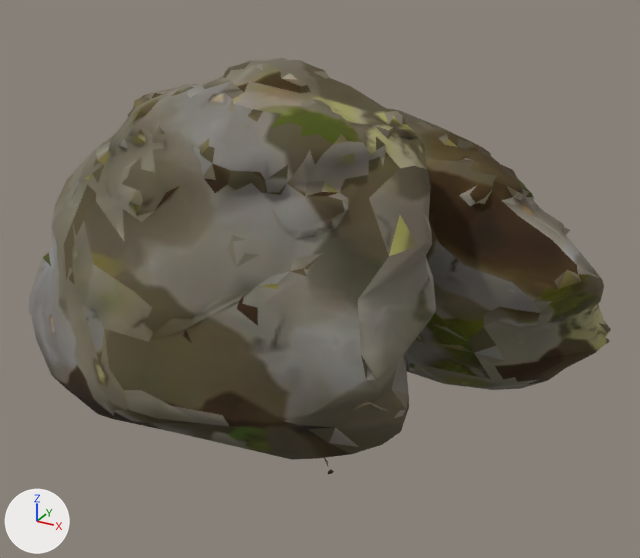
One commit to the glTF model public/models/foliage/rock_2.glb: the scene before it, then after it.
Before and after are seen from a 50 mm lens placed at (1.83, -3.95, 2.56), pointed at (-0.23, -0.2, 0.69). The lights are fixed; the arrows at lower left show +X, +Y and +Z. The first picture is the older version. Vertices at exactly the same position are counted once.

Before the edit, the objects in view are built like this:
```python
me_fable_rock_2 = bpy.data.meshes.new('Fable_rock_2')
me_fable_rock_2.from_pydata(...)  # 1307 vertices, 2597 faces; spans x -0.99..0.99, y -1.0..1.0, z -0.68..0.68
me_fable_rock_2.materials.append(mat_rocks)
ob_fable_rock_2 = bpy.data.objects.new('Fable_rock_2', me_fable_rock_2)
ob_fable_rock_2.location = (-0.189, -0.08, 0.898)
ob_fable_rock_2.scale = (1.39, 1.39, 1.39)
```
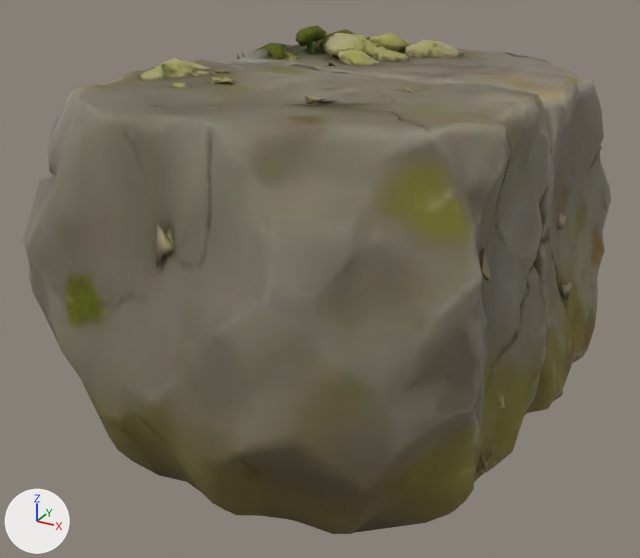
Pixel boxes [x1, y1, x2, y2] of what changed, in the pictures (640 x 558 px):
'Fable_rock_2', reshaped, rescaled (22% taller): before [29, 58, 611, 474]; after [23, 25, 611, 534]
part 1 of me_fable_rock_2, rebuilt (30% wider, 18% taller): before [29, 58, 436, 460]; after [23, 58, 551, 534]
part 2 of me_fable_rock_2, rebuilt: before [386, 108, 611, 390]; after [231, 25, 611, 415]

Diff of the bpy script that builds the scene:
```diff
--- a/public/models/foliage/rock_2.glb.py
+++ b/public/models/foliage/rock_2.glb.py
@@ me_fable_rock_2 @@
 # used by ob_fable_rock_2; location = (-0.189, -0.08, 0.898); scale = (1.39, 1.39, 1.39)
-me_fable_rock_2.from_pydata(...)  # 1307 vertices, 2597 faces; spans x -0.99..0.99, y -1.0..1.0, z -0.68..0.68
+me_fable_rock_2.from_pydata(...)  # 2086 vertices, 4167 faces; spans x -0.79..0.79, y -1.0..1.0, z -0.62..0.62
+# me_fable_rock_2 part 1: the loose piece of 732 vertices spanning x -0.99..0.57, y -1.0..0.21, z -0.62..0.68 is rebuilt with 914 vertices and now spans x -0.79..0.78, y -1.0..0.17, z -0.55..0.58
+# me_fable_rock_2 part 2: the loose piece of 565 vertices spanning x -0.64..0.99, y -0.17..1.0, z -0.68..0.43 is rebuilt with 1172 vertices and now spans x -0.69..0.79, y -0.02..1.0, z -0.62..0.62
+# other edits to the shape of me_fable_rock_2 do not show in these pictures
 me_fable_rock_2.materials.append(mat_rocks)
@@ ob_fable_rock_2 @@
 ob_fable_rock_2.location = (-0.189, -0.08, 0.898)
-ob_fable_rock_2.scale = (1.39, 1.39, 1.39)
+ob_fable_rock_2.scale = (1.54, 1.54, 1.54)
```
